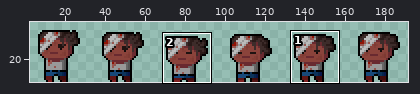
A sprite sheet gets an edit: Assets/Sprites/Zombie AssetPack/AnimationSheets/Player_Character_32x32/Player_idle.png. Above, an overview of the earlier version with the close-up marked.
Close-up. Before the edit:
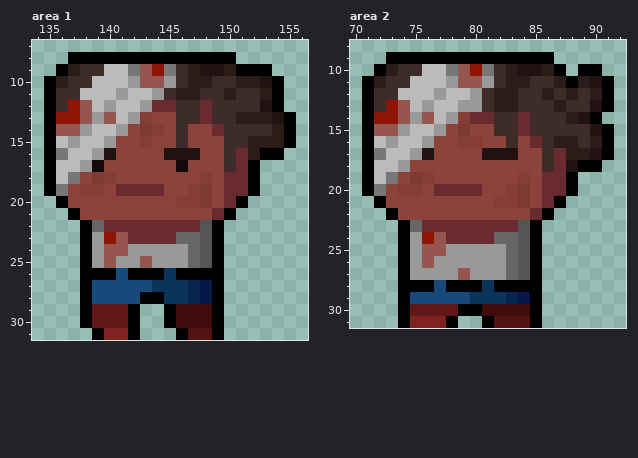
The file is 192x32 pixels. Colours within 5 levels of each other are drawn and written as one. Shown: area 1: x 134..156, y 7..31; area 2: x 70..92, y 8..31. The wide view leaves out empty margins. The commit also changed other parts of the picture, which this record leaves out.
New version:
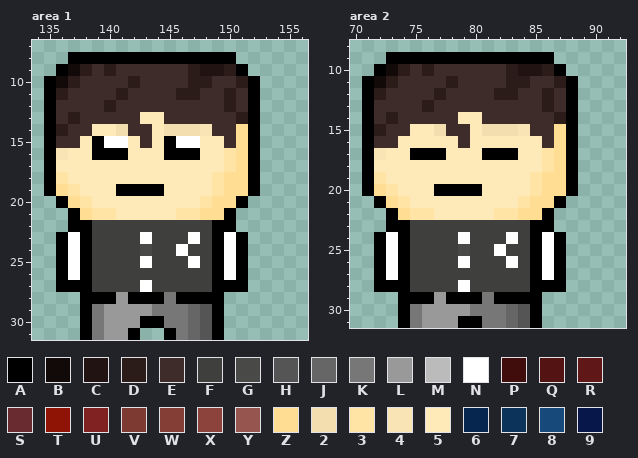
Palette (. is transparent): A #000000  B #120a09  C #201311  D #2b1b19  E #3d2c2a  F #3f3f3e  G #494948  H #555555  J #666666  K #777777  L #999999  M #bbbbbb  N #ffffff  P #400c0c  Q #541313  R #601717  S #692a30  T #901406  U #802222  V #7d3a33  W #843e36  X #8b433b  Y #96564f  Z #ffde94  2 #f3deb0  3 #ffe4a6  4 #f8e4b5  5 #fee9b8  6 #06254f  7 #0c335a  8 #17497a  9 #08174a
Diff:
--- area 1
@@ x 134..156 @@
  8 ...AAAAAAAAAAAAAA......
- 9 ..ADEEMMKYTKEDCCDAAA...
-10 .ADEEMMMLYYLEDDEEDDCA..
-11 .AEEMMMLMMLEDDEEDEEDA..
-12 .AETYMLMMLSSEESEEEECA..
-13 .ATTYLYMLWXXEESEEDDDCA.
-14 .AYYLMMLXVWXEXXSEEEEDA.
-15 .AMLMMLXXWXXEXXXEEDDDA.
-16 .AKMMLCXXXXCCCXXESDAA..
-17 .AMMLBXXXXXXBXXXESA....
-18 .AMKXVWXXXXXXXWXSSA....
-19 .AKXWWXSSSSXXWVXSSA....
-20 ..AXXXXXXXXXWWVXSA.....
-21 ...AXXXXXXXXXXXSA......
-22 ....AJSSSSSSSSHA.......
-23 ....ALTYSSSSJJHA.......
-24 ....ALYYLLLLLJHA.......
-25 ....ALYLLYLLLJHA.......
-26 ....AAA8AAA7AAAA.......
-27 ....A8888877769A.......
-28 ....A8888AA7769A.......
-29 ....ARRRA..APPPA.......
-30 ....ARRRA..APPPA.......
-31 .....AUUA...AQQA.......
+ 9 ..ABDEDEEEEEEDCCDA.....
+10 .ABDEEEEDEEEEDDEEDA....
+11 .ADEEEEDEEEEDDEEDEA....
+12 .AEEEEDEEEEEEEEEDEA....
+13 .AEDEEEEE55EEEEEEDA....
+14 .ADEE552EE52224EEZA....
+15 .AEE5ANN5E5ANN55EZA....
+16 .A455AAA555AAA553ZA....
+17 .A555555555555553ZA....
+18 .A35555555555553ZZA....
+19 .AZ3555AAAA55553ZZA....
+20 ..AZ35555555553ZZA.....
+21 ...AZ335555533ZZA......
+22 ...AAFFFFFFFFFFAA......
+23 ..ANAFFFFNFFFNFANA.....
+24 ..ANAFFFFGFFNFFANA.....
+25 ..ANAFFFFNFFFNFANA.....
+26 ..ANAFFFFFFFFFFANA.....
+27 ..AAAFFFFNFFFFFAAA.....
+28 ....AAALAAAKAAAA.......
+29 ....AKLLLLKKKJHA.......
+30 ....AKLLLAAKKJHA.......
+31 ....AKLLA..AKJHA.......
--- area 2
@@ x 70..92 @@
  9 ...AAAAAAAAAAAAAA......
-10 ..ADEEMMKYTKEDCCDA.AA..
-11 .ADEEMMMLYYLEDDEEDADCA.
-12 .AEEMMMLMMLEDDEEDEDEDA.
-13 .AETYMLMMLLEDDEEEDEECA.
-14 .ATTYLYMLWSSEESEEEDCA..
-15 .AYYLMMLXVXXEESEEEEECA.
-16 .AMLMMLXXWWXXEXSEDDEDA.
-17 .AKMMLCXXXXCCCXXESDDCA.
-18 .AMMLXXXXXXXXXXXESCAA..
-19 .AMKXVWXXXXXXXWXSSA....
-20 .AKXWWXSSSSXXWVXSSA....
-21 ..AXXXXXXXXXWWVXSA.....
-22 ...AXXXXXXXXXXXSA......
-23 ....AJSSSSSSSSHA.......
-24 ....ALTYSSSSJJHA.......
-25 ....ALYYLLLLLJHA.......
-26 ....ALYLLLLLLJHA.......
-27 ....ALLLLYLLLJHA.......
-28 ....AAA8AAA7AAAA.......
-29 ....A8888877769A.......
-30 ....ARRRRAAPPPPA.......
-31 ....AUUUA..AQQQA.......
+10 ..ABDEDEEEEEEDCCDA.....
+11 .ABDEEEEDEEEEDDEEDA....
+12 .ADEEEEDEEEEDDEEDEA....
+13 .AEEEEDEEEEEEEEEDEA....
+14 .AEDEEEEE55EEEEEEDA....
+15 .ADEE552EE52224EEZA....
+16 .AEE55555E555555EZA....
+17 .A455AAA555AAA553ZA....
+18 .A555555555555553ZA....
+19 .A35555555555553ZZA....
+20 .AZ3555AAAA55553ZZA....
+21 ..AZ35555555553ZZA.....
+22 ...AZ335555533ZZA......
+23 ...AAFFFFFFFFFFAA......
+24 ..ANAFFFFNFFFNFANA.....
+25 ..ANAFFFFGFFNFFANA.....
+26 ..ANAFFFFNFFFNFANA.....
+27 ..ANAFFFFFFFFFFANA.....
+28 ..AAAFFFFNFFFFFAAA.....
+29 ....AAALAAAKAAAA.......
+30 ....AKLLLLKKKJHA.......
+31 ....AKLLLAAKKJHA.......
Changed places in both close-ups, as pixel boxes (x1, y1, x2, y2):
changed: (56, 64, 296, 340)
changed: (374, 64, 614, 328)
